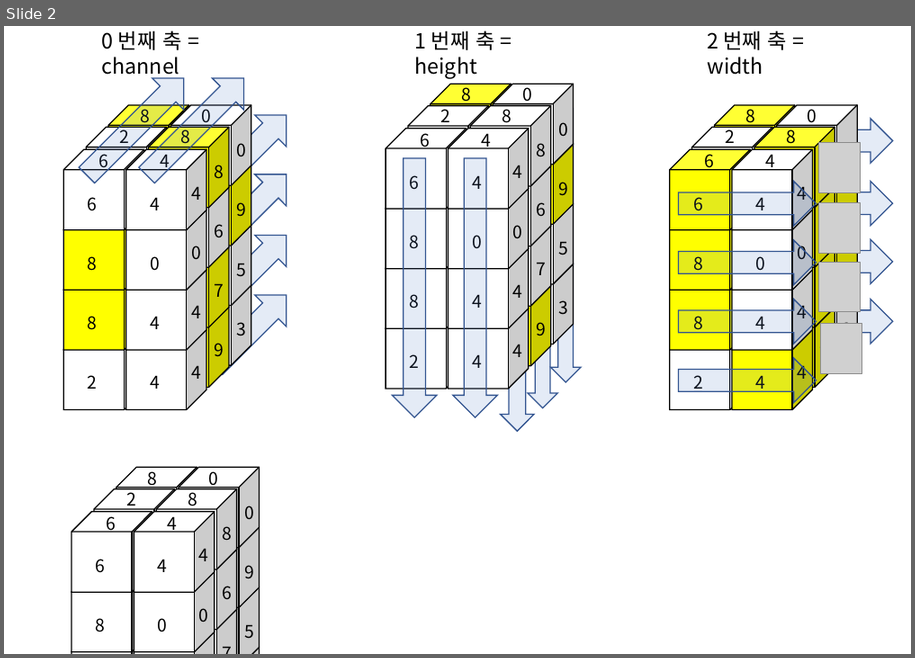
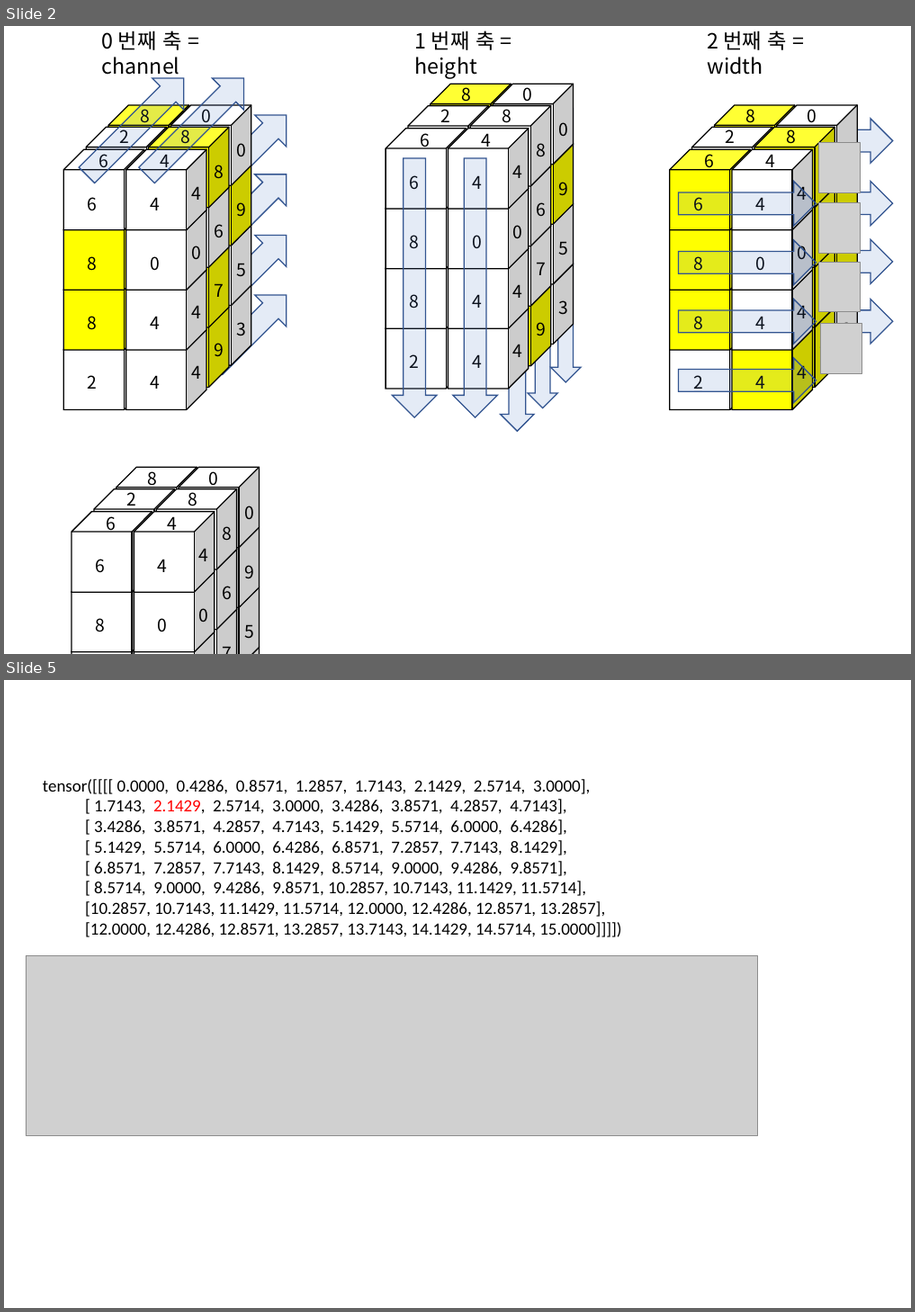
Before and after one commit to gaussian37/gaussian37.github.io, a slide deck: assets/img/dl/pytorch/snippets/dl_pytorch_snippets.pptx. Shown one above the other, each under a label of ours: slide 2 before the commit, slides 2 and 5 after it; the slides between them are not shown. The pictures are 915x658 and 915x1312 pixels, drawn with LibreOffice and Linux fonts; fonts in the diff are those of the drawing; grey boxes stand for pictures. Boxes give left, top, right and bottom in pixels: in the first picture for what was removed or moved away, otherwise in the second. Text is boxed around its words. In the diff, an @@ line names an element or a change of style, - is before the commit and + after.

```diff
--- a/assets/img/dl/pytorch/snippets/dl_pytorch_snippets.pptx
+++ b/assets/img/dl/pytorch/snippets/dl_pytorch_snippets.pptx
@@ slide 5 added at <box>4,680,911,1308</box>, background #FFFFFF @@
@@ text added at <box>43,779,621,937</box>, 14.6 pt, text #000000 @@
+tensor([[[[ 0.0000, 0.4286, 0.8571, 1.2857, 1.7143, 2.1429, 2.5714, 3.0000],
+[ 1.7143, 2.1429, 2.5714, 3.0000, 3.4286, 3.8571, 4.2857, 4.7143],
+[ 3.4286, 3.8571, 4.2857, 4.7143, 5.1429, 5.5714, 6.0000, 6.4286],
+[ 5.1429, 5.5714, 6.0000, 6.4286, 6.8571, 7.2857, 7.7143, 8.1429],
+[ 6.8571, 7.2857, 7.7143, 8.1429, 8.5714, 9.0000, 9.4286, 9.8571],
+[ 8.5714, 9.0000, 9.4286, 9.8571, 10.2857, 10.7143, 11.1429, 11.5714],
+[10.2857, 10.7143, 11.1429, 11.5714, 12.0000, 12.4286, 12.8571, 13.2857],
+[12.0000, 12.4286, 12.8571, 13.2857, 13.7143, 14.1429, 14.5714, 15.0000]]]])
@@ picture added at <box>26,955,758,1135</box> @@
```
Also in this commit, not shown: 4 other slides added, 11 other files.
